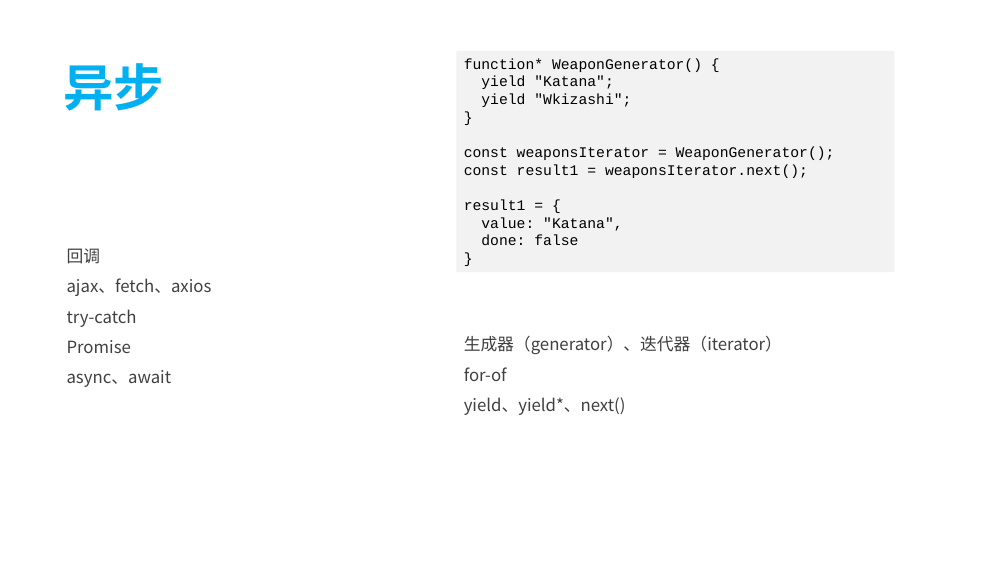
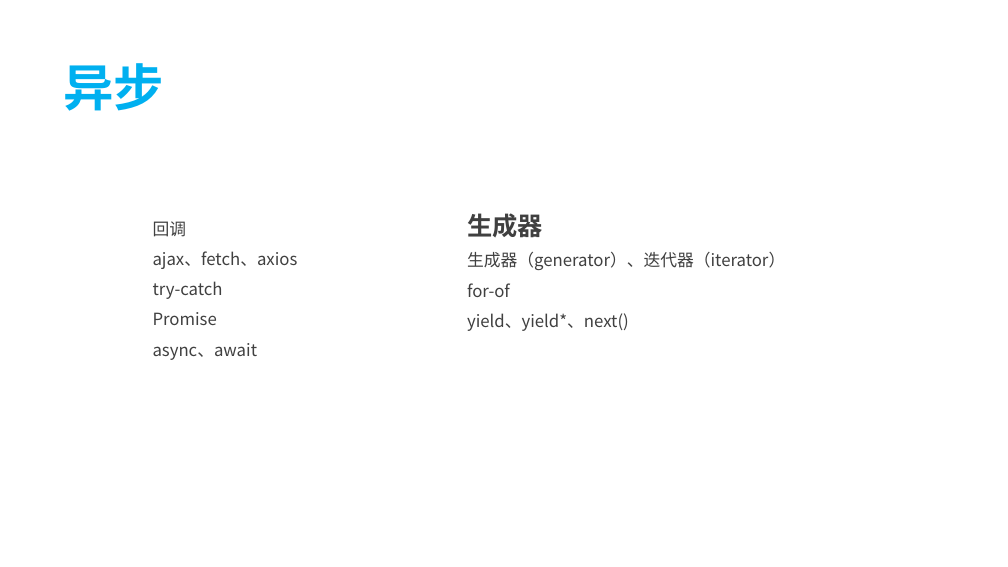
Before and after one commit to tecshuttle/interview, a slide deck: slide 6 of 2 前端/《JavaScript忍者秘籍（第2版）》.pptx. Drawn at 1008x567 pixels with LibreOffice and Linux fonts; fonts in the diff are those of the drawing. Boxes give left, top, right and bottom in pixels: in the first picture for what was removed or moved away, otherwise in the second. Text is boxed around its words. In the diff, an @@ line names an element or a change of style, - is before the commit and + after.

Commit message:
学习《JavaScript忍者秘籍（第2版）》：生成器。

```diff
--- a/2 前端/《JavaScript忍者秘籍（第2版）》.pptx
+++ b/2 前端/《JavaScript忍者秘籍（第2版）》.pptx
@@ rectangle removed at (x1=457, y1=51, x2=895, y2=272) @@
-function* WeaponGenerator() {
-yield "Katana";
-yield "Wkizashi";
-}
-const weaponsIterator = WeaponGenerator();
-const result1 = weaponsIterator.next();
-result1 = {
-value: "Katana",
-done: false
-}
@@ text "回调" moved from (x1=67, y1=248, x2=212, y2=387) to (x1=153, y1=221, x2=298, y2=360) @@
@@ text "生成器" moved from (x1=464, y1=336, x2=782, y2=415) to (x1=467, y1=213, x2=785, y2=331) @@
@@ text at (x1=467, y1=213, x2=543, y2=238): paragraph added @@
+生成器
```
Also in this commit, not shown: 1 slide added, 1 other file.
